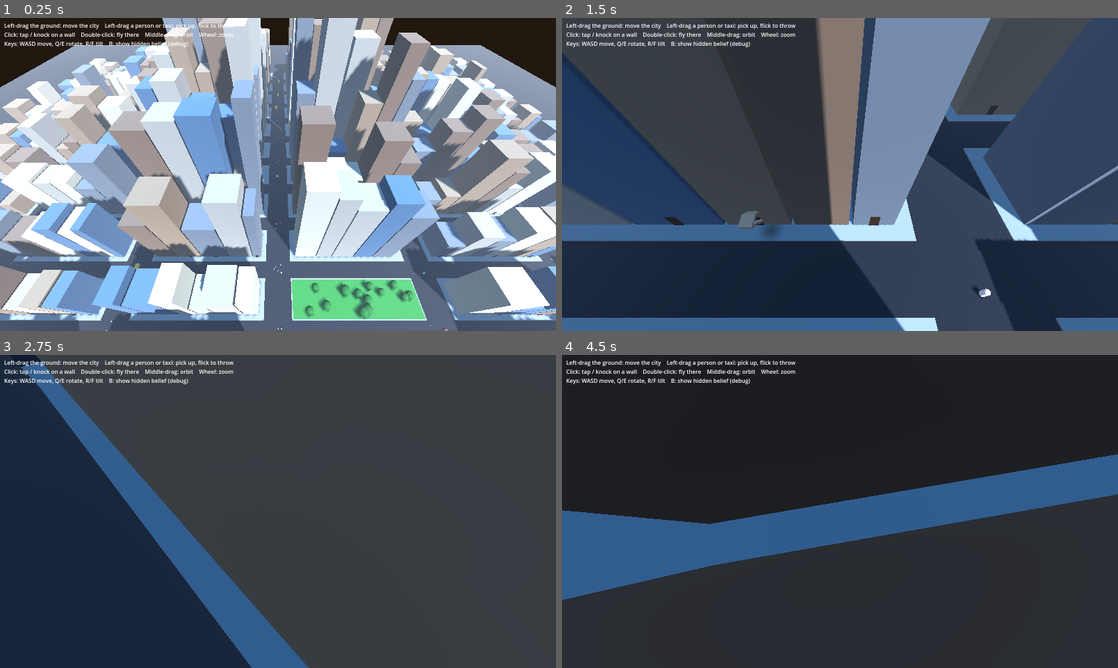
Above: before the commit, frames 1-4 (two rows, left to right).
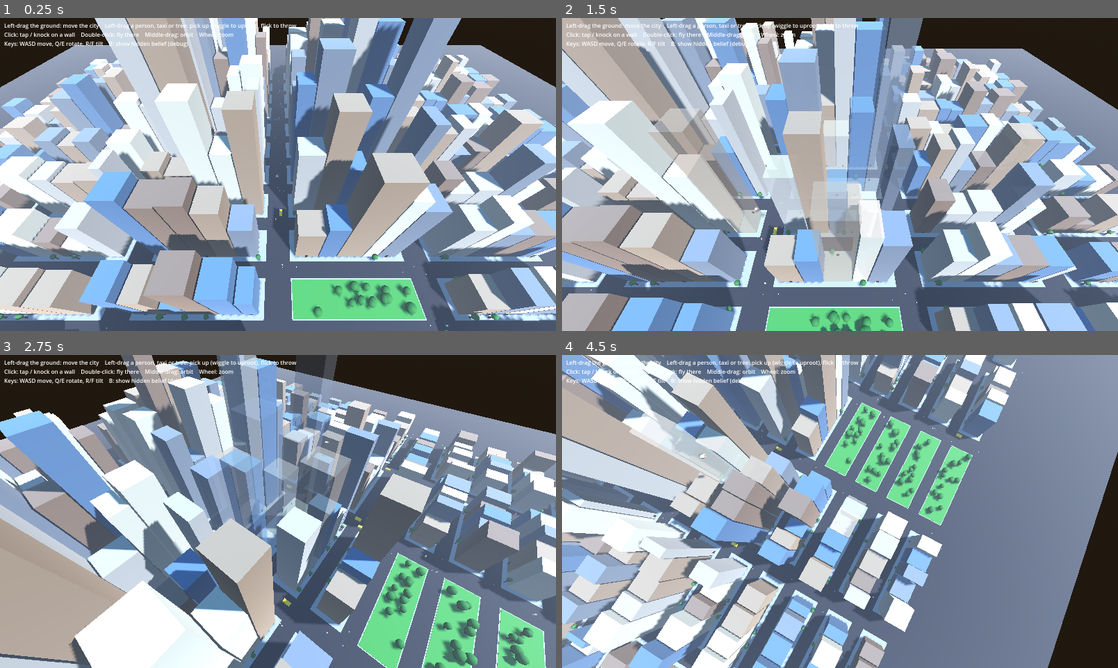
Above: after the commit, the same moments.

Repository: eilamshahaf-droid/balck-and-white-3
Game: Godot game, scene res://scenes/main.tscn
Two runs of this game, one before a commit and one after it. Both use one fixed random seed, a clock stepped at 60 frames per second and the inputs below.
Inputs (mouse positions are in pixels of both pictures, inside the frame that each line leads up to):
- Up to frame 1 (0.25 s): no input
- Up to frame 2 (1.5 s): tap Enter at 0.5 s; move the mouse to (962, 158) at 0.52 s; hold D 0.53-1.25 s; tap B at 0.6 s; click (962, 158) at 0.67 s; drag from (728, 190) to (812, 237) at 1.27 s
- Up to frame 3 (2.75 s): move the mouse to (333, 442) at 2.02 s; hold D from 2.03 s (still down); hold E from 2.03 s (still down); click (333, 442) at 2.17 s
- Up to frame 4 (4.5 s): release D at 2.75 s; release E at 2.75 s; drag from (812, 574) to (673, 464) at 2.77 s; move the mouse to (1006, 558) at 3.52 s; hold A 3.53-4.25 s; hold F 3.53-4.25 s; click (1006, 558) at 3.67 s; drag from (673, 464) to (756, 433) at 4.27 s

The runs differ from the first frame. In frame 1, 67% of the frame differs, in the area x 0-100%, y 0-100%; in frame 2, 96%; in frame 3, 99%; in frame 4, 100%.

Commit message:
Uproot trees; see-through buildings instead of a camera that gets pushed
- Trees (park and new sidewalk trees) can be grabbed: they resist, lean and
  shudder after the hand, and come out by the roots after enough pulling or
  wiggling, leaving a hole. Put down gently to replant; throwing or holding
  too long kills the roots.
- Camera no longer pulls in or pops over rooftops (the source of the jumps
  and of getting stuck); buildings between the camera and the hand or the
  view centre fade out, Sims-style, and the hand reaches through them.
- Drag always grips the street plane, ignores near-horizon rays and limits
  per-frame movement, so far-away drags stay stable.
- Place vs throw is decided by mouse speed; while holding, the hand rides
  over streets and buildings only, so passing over a tree no longer flings
  what it holds.

Co-Authored-By: Claude Opus 5.5 (1M context) <noreply@anthropic.com>
Claude-Session: https://claude.ai/code/session_01HXQnyizAUuYFrbB9vQwQXb

Diff:
--- a/scenes/main.tscn
+++ b/scenes/main.tscn
@@ -23,6 +23,6 @@
 offset_top = 10.0
 offset_right = 900.0
 offset_bottom = 120.0
-text = "Left-drag the ground: move the city    Left-drag a person or taxi: pick up, flick to throw
+text = "Left-drag the ground: move the city    Left-drag a person, taxi or tree: pick up (wiggle to uproot), flick to throw
 Click: tap / knock on a wall    Double-click: fly there    Middle-drag: orbit    Wheel: zoom
 Keys: WASD move, Q/E rotate, R/F tilt    B: show hidden belief (debug)"
--- a/scripts/city.gd
+++ b/scripts/city.gd
@@ -132,9 +132,21 @@
 			if i == 3 and j >= 9:
 				_build_park(center, size)
 			else:
+				_line_street_trees(center, size)
 				# Midtown sits a little south of the middle, like Manhattan.
 				var dist := Vector2(center.x, center.z + half_size.y * 0.25).length()
 				_build_towers(center, size, 1.0 - clampf(dist / max_dist, 0.0, 1.0))
+
+
+func _line_street_trees(center: Vector3, size: Vector2) -> void:
+	# A few trees along the sidewalk on the long sides of the block, NYC style.
+	for side in [-1.0, 1.0]:
+		var z: float = center.z + side * (size.y / 2.0 - SIDEWALK / 2.0)
+		var x := center.x - size.x / 2.0 + rng.randf_range(4.0, 9.0)
+		while x < center.x + size.x / 2.0 - 4.0:
+			if rng.randf() < 0.5:
+				_plant_tree(Vector3(x, 0.2, z), rng.randf_range(1.1, 1.6))
+			x += rng.randf_range(9.0, 16.0)
 
 
 func _build_towers(center: Vector3, size: Vector2, midtown: float) -> void:
@@ -151,7 +163,8 @@
 		var depth := inner.y
 		var pos := Vector3(x + width / 2.0, 0.2 + height / 2.0, center.z)
 		var color: Color = palette[rng.randi_range(0, palette.size() - 1)]
-		_make_box(Vector3(width - 0.6, height, depth), pos, _mat(color), true)
+		var building := _make_box(Vector3(width - 0.6, height, depth), pos, _mat(color), true)
+		building.add_to_group("buildings")
 		_add_door(Vector3(pos.x, 0.2, center.z), depth)
 		x += width
 
@@ -160,10 +173,16 @@
 	_make_box(Vector3(size.x - 1.0, 0.1, size.y - 1.0), center + Vector3(0, 0.25, 0), _mat(Color(0.25, 0.5, 0.22)), false)
 	for n in 14:
 		var p := center + Vector3(rng.randf_range(-size.x, size.x) * 0.42, 0, rng.randf_range(-size.y, size.y) * 0.35)
-		var tree: Node3D = TreeScript.new()
-		tree.build(_mat(Color(0.35, 0.25, 0.15)), _mat(Color(0.2, 0.42, 0.18)), rng.randf_range(1.6, 2.6))
-		tree.position = p
-		add_child(tree)
+		_plant_tree(p + Vector3.UP * 0.3, rng.randf_range(1.6, 2.6))
+
+
+func _plant_tree(pos: Vector3, crown_radius: float) -> void:
+	var tree: StaticBody3D = TreeScript.new()
+	tree.collision_layer = LAYER_PROPS
+	tree.collision_mask = 0
+	tree.build(_mat(Color(0.35, 0.25, 0.15)), _mat(Color(0.2, 0.42, 0.18)), crown_radius)
+	tree.position = pos
+	add_child(tree)
 
 
 func _spawn_taxis() -> void:
--- a/scripts/god_camera.gd
+++ b/scripts/god_camera.gd
@@ -10,9 +10,11 @@
 const S = preload("res://data/hand_settings.tres")
 const LAYER_WORLD := 1
 const RAY_LENGTH := 3000.0
+const MIN_RAY_DOWN := 0.12      # ignore drag rays this close to the horizon: they jump wildly
 
 @onready var camera: Camera3D = $Camera3D
 @onready var city: Node3D = get_parent()
+@onready var hand: Node3D = get_node("../GodHand")
 
 # Target pose (what input changes). Pitch is measured downward from the horizon.
 var target_pivot := Vector3.ZERO
@@ -36,6 +38,10 @@
 var _fly_to_pivot := Vector3.ZERO
 var _fly_from_distance := 0.0
 var _fly_to_distance := 0.0
+
+# Buildings between the camera and what it looks at fade out, like the Sims' cutaway walls.
+var _fade := {}                 # building body -> current fade (0 solid .. 1 fully faded)
+var _probe := CapsuleShape3D.new()
 
 
 func _ready() -> void:
@@ -90,10 +96,24 @@
 
 # --- API used by the hand ---
 
-func begin_ground_drag(point: Vector3) -> void:
+## Start dragging the city from a screen point. The grip is always on the
+## street plane, even over a roof, so far-away drags stay stable.
+func begin_ground_drag(screen_pos: Vector2) -> void:
+	var p = _ray_plane(camera.project_ray_origin(screen_pos), camera.project_ray_normal(screen_pos), 0.0)
+	if p == null:
+		return
 	_ground_drag = true
-	_grab_point = point
+	_grab_point = p
 	_flying = false
+
+
+## Buildings currently see-through enough that the hand reaches through them.
+func faded_rids() -> Array[RID]:
+	var rids: Array[RID] = []
+	for body in _fade:
+		if _fade[body] > 0.5 and is_instance_valid(body):
+			rids.append(body.get_rid())
+	return rids
 
 
 func end_ground_drag() -> void:
@@ -166,11 +186,15 @@
 
 func _update_ground_drag() -> void:
 	var mouse := get_viewport().get_mouse_position()
-	var hit = _ray_plane(camera.project_ray_origin(mouse), camera.project_ray_normal(mouse), _grab_point.y)
+	var dir := camera.project_ray_normal(mouse)
+	if -dir.y < MIN_RAY_DOWN:
+		return
+	var hit = _ray_plane(camera.project_ray_origin(mouse), dir, _grab_point.y)
 	if hit == null:
 		return
 	var shift: Vector3 = _grab_point - hit
 	shift.y = 0
+	shift = shift.limit_length(distance * 0.15)   # no single-frame leaps
 	target_pivot += shift
 	_clamp_targets()
 	pivot.x = target_pivot.x
@@ -189,23 +213,74 @@
 func _place_camera() -> void:
 	var dir := Vector3(sin(yaw) * cos(pitch), sin(pitch), cos(yaw) * cos(pitch))
 	var desired := pivot + dir * distance
-	var space := get_world_3d().direct_space_state
-
-	# Never pass through a building: pull in along the arm if something is in the way.
-	var arm := PhysicsRayQueryParameters3D.create(pivot + Vector3.UP * 0.5, desired, LAYER_WORLD)
-	var blocked := space.intersect_ray(arm)
-	if blocked:
-		desired = blocked.position + blocked.normal * 0.5
-
-	# Stay clear of whatever is below, rooftops included.
-	var down := PhysicsRayQueryParameters3D.create(desired + Vector3.UP * 500.0, desired - Vector3.UP * 500.0, LAYER_WORLD)
-	var below := space.intersect_ray(down)
-	if below:
-		desired.y = maxf(desired.y, below.position.y + S.min_clearance)
-
+	# The camera is never pushed around by buildings (that is what made it jump);
+	# it only keeps off the street, and whatever is in the way fades out instead.
+	desired.y = maxf(desired.y, S.min_clearance)
 	camera.global_position = desired
 	if not desired.is_equal_approx(pivot):
 		camera.look_at(pivot, Vector3.UP)
+	_update_fade(get_process_delta_time())
+
+
+func _update_fade(delta: float) -> void:
+	var wanted := {}
+	var cam := camera.global_position
+	for target in [hand.global_position, pivot]:
+		for body in _bodies_between(cam, target, S.fade_radius):
+			wanted[body] = true
+	for body in _bodies_between(cam, cam + Vector3.UP * 0.1, 1.0):   # the camera is inside it
+		wanted[body] = true
+	for body in wanted:
+		if not _fade.has(body):
+			_fade[body] = 0.0
+	var w := 1.0 - exp(-S.fade_speed * delta)
+	for body in _fade.keys():
+		if not is_instance_valid(body):
+			_fade.erase(body)
+			continue
+		var goal: float = 1.0 if wanted.has(body) else 0.0
+		_fade[body] = lerpf(_fade[body], goal, w)
+		var done: bool = goal == 0.0 and _fade[body] < 0.01
+		for mesh in body.find_children("*", "MeshInstance3D", false, false):
+			_set_ghost(mesh, 0.0 if done else _fade[body] * S.fade_amount)
+		if done:
+			_fade.erase(body)
+
+
+## Swap a building's material for a see-through copy (works on every renderer),
+## and back to the original once it is solid again.
+func _set_ghost(mesh: MeshInstance3D, amount: float) -> void:
+	if amount <= 0.0:
+		if mesh.has_meta("solid_material"):
+			mesh.material_override = mesh.get_meta("solid_material")
+			mesh.remove_meta("solid_material")
+		return
+	if not mesh.has_meta("solid_material"):
+		mesh.set_meta("solid_material", mesh.material_override)
+		var ghost: StandardMaterial3D = mesh.material_override.duplicate()
+		ghost.transparency = BaseMaterial3D.TRANSPARENCY_ALPHA
+		ghost.depth_draw_mode = BaseMaterial3D.DEPTH_DRAW_ALWAYS
+		mesh.material_override = ghost
+	mesh.material_override.albedo_color.a = 1.0 - amount
+
+
+func _bodies_between(from: Vector3, to: Vector3, radius: float) -> Array:
+	var length := from.distance_to(to)
+	if length < 0.01:
+		return []
+	_probe.radius = radius
+	_probe.height = length + radius * 2.0
+	var params := PhysicsShapeQueryParameters3D.new()
+	params.shape = _probe
+	params.collision_mask = LAYER_WORLD
+	var up := (to - from) / length
+	var side := up.cross(Vector3.FORWARD if absf(up.dot(Vector3.FORWARD)) < 0.9 else Vector3.RIGHT).normalized()
+	params.transform = Transform3D(Basis(side, up, side.cross(up)), (from + to) / 2.0)
+	var found := []
+	for hit in get_world_3d().direct_space_state.intersect_shape(params, 32):
+		if hit.collider.is_in_group("buildings"):
+			found.append(hit.collider)
+	return found
 
 
 func _point_under(screen_pos: Vector2) -> Vector3:
--- a/scripts/god_hand.gd
+++ b/scripts/god_hand.gd
@@ -38,7 +38,7 @@
 var _press_hit := {}
 var _press_target: Node3D = null
 var _surface := Vector3.ZERO
-var _history: Array = []   # [time, position] samples, for throw velocity
+var _history: Array = []   # [time, position, mouse] samples, for throw velocity
 var _tap_timer := 0.0
 
 
@@ -89,8 +89,11 @@
 
 func _physics_process(delta: float) -> void:
 	var hit := _raycast_mouse()
-	if hit:
-		_surface = hit.position
+	# While holding, ride over streets and buildings only: hopping onto every tree
+	# crown or taxi roof under the cursor would jerk the held thing (and fling it).
+	var surface_hit := _raycast_mouse(LAYER_WORLD) if held else hit
+	if surface_hit:
+		_surface = surface_hit.position
 	_update_press()
 	var target: Node3D = null
 	if not held and _press != Press.DRAG_GROUND:
@@ -151,12 +154,8 @@
 	_press_pos = event.position
 	_press_hit = hit
 	_press_target = _pick_target(hit)
-	if _press_target:
-		_press = Press.PENDING_OBJECT
-	elif hit.is_empty():
-		_press = Press.NONE
-	else:
-		_press = Press.PENDING_GROUND
+	# Over empty sky the city can still be grabbed: the grip goes on the street plane.
+	_press = Press.PENDING_OBJECT if _press_target else Press.PENDING_GROUND
 
 
 func _on_release() -> void:
@@ -164,7 +163,7 @@
 		Press.PENDING_OBJECT:
 			_tap(_press_target)
 		Press.PENDING_GROUND:
-			if _time() - _press_time <= S.tap_max_time:
+			if _time() - _press_time <= S.tap_max_time and not _press_hit.is_empty():
 				_knock(_press_hit.position)
 		Press.DRAG_GROUND:
 			rig.end_ground_drag()
@@ -187,7 +186,7 @@
 		else:
 			_press = Press.NONE
 	elif _press == Press.PENDING_GROUND and moved:
-		rig.begin_ground_drag(_press_hit.position)
+		rig.begin_ground_drag(_press_pos)
 		_press = Press.DRAG_GROUND
 
 
@@ -197,16 +196,30 @@
 	held = obj
 	_press = Press.HOLDING
 	if held is RigidBody3D:
-		held.gravity_scale = 0.0
-		held.angular_damp = 6.0
-		held.sleeping = false
+		_hold_rigid(held)
 	elif held.has_method("on_grabbed"):
 		held.on_grabbed()
-		_notify_witnesses(held.global_position, held)
+		if held.is_in_group("citizens"):
+			_notify_witnesses(held.global_position, held)
+
+
+func _hold_rigid(body: RigidBody3D) -> void:
+	body.gravity_scale = 0.0
+	body.angular_damp = 6.0
+	body.sleeping = false
 
 
 func _pull_held(delta: float) -> void:
 	var anchor := global_position - Vector3.UP * 1.2
+	if held.has_method("hand_pull"):
+		# Rooted things (trees) resist; when they give way they hand back the loose object.
+		var loose: Node3D = held.hand_pull(anchor, hand_velocity, delta)
+		if loose and loose != held:
+			held = loose
+			if held is RigidBody3D:
+				_hold_rigid(held)
+			_notify_witnesses(held.global_position, held)
+		return
 	var to_anchor := anchor - held.global_position
 	if to_anchor.length() > 40.0:
 		held.global_position = anchor  # stuck behind something; don't stretch forever
@@ -224,13 +237,14 @@
 	if not held:
 		return
 	var v := _throw_velocity()
-	if v.length() < S.place_max_speed:
+	# Intent comes from the mouse: a mouse at rest means "put it down", whatever the hand did.
+	if v.length() < S.place_max_speed or _mouse_speed() < S.place_max_mouse_speed:
 		v = Vector3.ZERO
 	if held is RigidBody3D:
 		held.gravity_scale = 1.0
 		held.angular_damp = 0.0
 		held.linear_velocity = v
-	elif held.has_method("on_released"):
+	if held.has_method("on_released"):
 		held.on_released(v)
 	held = null
 
@@ -253,9 +267,23 @@
 
 func _record_history() -> void:
 	var now := _time()
-	_history.append([now, global_position])
+	_history.append([now, global_position, get_viewport().get_mouse_position()])
 	while _history.size() > 2 and now - _history[0][0] > 0.5:
 		_history.pop_front()
+
+
+## Mouse speed in pixels per second over the throw window.
+func _mouse_speed() -> float:
+	if _history.size() < 2:
+		return 0.0
+	var newest: Array = _history[-1]
+	var oldest: Array = _history[0]
+	for i in range(_history.size() - 1, -1, -1):
+		oldest = _history[i]
+		if newest[0] - oldest[0] >= S.throw_window:
+			break
+	var dt: float = newest[0] - oldest[0]
+	return newest[2].distance_to(oldest[2]) / dt if dt > 0.0 else 0.0
 
 
 func _tap(obj: Node3D) -> void:
@@ -319,6 +347,7 @@
 			best_d = d
 	if best:
 		var query := PhysicsRayQueryParameters3D.create(camera.global_position, _aim_point(best), LAYER_WORLD)
+		query.exclude = rig.faded_rids()
 		if get_world_3d().direct_space_state.intersect_ray(query):
 			return null  # hidden behind a building
 	return best
@@ -365,6 +394,8 @@
 	var v := _throw_velocity()
 	if v.length() < S.arc_min_speed:
 		return
+	if not (held is RigidBody3D) and held.get("fall_gravity") == null:
+		return  # rooted things don't fly
 	var g: float = RIGID_GRAVITY if held is RigidBody3D else held.fall_gravity
 	var space := get_world_3d().direct_space_state
 	var p: Vector3 = held.global_position
@@ -421,13 +452,16 @@
 	return Time.get_ticks_msec() / 1000.0
 
 
-func _raycast_mouse() -> Dictionary:
+func _raycast_mouse(mask := 0xFFFFFFFF) -> Dictionary:
 	var camera := get_viewport().get_camera_3d()
 	if not camera:
 		return {}
 	var mouse := get_viewport().get_mouse_position()
 	var from := camera.project_ray_origin(mouse)
-	var query := PhysicsRayQueryParameters3D.create(from, from + camera.project_ray_normal(mouse) * RAY_LENGTH)
+	var query := PhysicsRayQueryParameters3D.create(from, from + camera.project_ray_normal(mouse) * RAY_LENGTH, mask)
+	# See-through buildings don't block the hand.
+	var exclude: Array[RID] = rig.faded_rids()
 	if held is CollisionObject3D:
-		query.exclude = [held.get_rid()]
+		exclude.append(held.get_rid())
+	query.exclude = exclude
 	return get_world_3d().direct_space_state.intersect_ray(query)
--- a/scripts/hand_settings.gd
+++ b/scripts/hand_settings.gd
@@ -20,6 +20,9 @@
 @export var fly_distance_ground := 70.0
 @export var fly_distance_object := 20.0
 @export var bounds_margin := 60.0           # how far past the city edge the camera may go
+@export var fade_radius := 3.0              # how wide a tube between camera and hand clears buildings
+@export_range(0.0, 1.0) var fade_amount := 0.85   # how see-through a faded building gets
+@export var fade_speed := 8.0
 
 @export_group("Hand")
 @export var hover_height := 1.5
@@ -33,6 +36,11 @@
 @export_range(0.0, 1.0) var magnet_strength := 0.3   # how far the hand leans toward an assisted target
 @export var knock_radius := 5.0              # a tap on a wall opens a door this close
 @export var notice_radius := 15.0            # people this close turn toward a knock
+
+@export_group("Trees")
+@export var uproot_effort := 6.0             # metres-seconds of pulling to uproot a big tree
+@export var uproot_slack := 1.5              # pulling closer than this does nothing
+@export var roots_hold_time := 20.0          # holding a tree longer than this kills its roots
 
 @export_group("Wind")
 @export var wind_full_radius := 5.0          # full effect inside this distance, sharper when closer
@@ -48,5 +56,6 @@
 @export var throw_multiplier := 1.0
 @export var throw_max_speed := 60.0
 @export var place_max_speed := 2.0          # slower than this on release = put down, not throw
+@export var place_max_mouse_speed := 150.0  # mouse slower than this (pixels/s) on release = put down
 @export var show_arc := true
 @export var arc_min_speed := 8.0
--- a/scripts/swaying_tree.gd
+++ b/scripts/swaying_tree.gd
@@ -1,38 +1,82 @@
-extends Node3D
-## A park tree that bends away from the god's hand and springs back.
+extends StaticBody3D
+## A rooted tree. It bends away from the god's hand's wind, and the hand can
+## grab it and pull: the tree resists, leans and shakes after the hand, and
+## when the pull has gone on long enough it comes out by the roots.
+
+const UprootedTree = preload("res://scripts/uprooted_tree.gd")
+const S = preload("res://data/hand_settings.tres")
 
 const MAX_TILT := 0.5
+const PULL_TILT := 0.45
 const STIFFNESS := 30.0
 const DAMPING := 5.0
+
+var trunk_mat: Material
+var crown_mat: Material
+var crown_radius := 2.0
 
 var _tilt := Vector2.ZERO       # x = lean toward +X, y = lean toward +Z
 var _tilt_vel := Vector2.ZERO
 var _push := Vector2.ZERO
 var _phase := randf() * TAU
+var _gripped := false
+var _tension := 0.0
 
 
-func build(trunk_mat: Material, crown_mat: Material, crown_radius: float) -> void:
+func build(p_trunk: Material, p_crown: Material, radius: float) -> void:
+	trunk_mat = p_trunk
+	crown_mat = p_crown
+	crown_radius = radius
 	add_to_group("wind_reactive")
+	add_to_group("god_grabbable")
+	add_tree_shapes(self, radius)
+	add_tree_visuals(self, p_trunk, p_crown, radius)
+
+
+## Shared with the uprooted tree so both look and collide the same.
+static func add_tree_visuals(parent: Node3D, p_trunk: Material, p_crown: Material, radius: float) -> void:
 	var trunk := MeshInstance3D.new()
 	var trunk_mesh := CylinderMesh.new()
 	trunk_mesh.top_radius = 0.25
 	trunk_mesh.bottom_radius = 0.35
 	trunk_mesh.height = 3.0
 	trunk.mesh = trunk_mesh
-	trunk.material_override = trunk_mat
+	trunk.material_override = p_trunk
 	trunk.position.y = 1.5
-	add_child(trunk)
+	parent.add_child(trunk)
 	var crown := MeshInstance3D.new()
 	var crown_mesh := SphereMesh.new()
-	crown_mesh.radius = crown_radius
-	crown_mesh.height = crown_radius * 2.0
+	crown_mesh.radius = radius
+	crown_mesh.height = radius * 2.0
 	crown.mesh = crown_mesh
-	crown.material_override = crown_mat
+	crown.material_override = p_crown
 	crown.position.y = 4.0
-	add_child(crown)
+	parent.add_child(crown)
+
+
+static func add_tree_shapes(parent: Node3D, radius: float) -> void:
+	var trunk := CollisionShape3D.new()
+	var cyl := CylinderShape3D.new()
+	cyl.radius = 0.35
+	cyl.height = 3.0
+	trunk.shape = cyl
+	trunk.position.y = 1.5
+	parent.add_child(trunk)
+	var crown := CollisionShape3D.new()
+	var sphere := SphereShape3D.new()
+	sphere.radius = radius
+	crown.shape = sphere
+	crown.position.y = 4.0
+	parent.add_child(crown)
+
+
+func aim_point() -> Vector3:
+	return global_position + Vector3.UP * 3.5
 
 
 func on_hand_wind(hand: Node3D) -> void:
+	if _gripped:
+		return
 	var s: float = hand.wind_strength(global_position + Vector3.UP * 3.0)
 	if s <= 0.0:
 		_push = Vector2.ZERO
@@ -42,6 +86,60 @@
 	_push = dir.limit_length(1.0) * s * MAX_TILT
 
 
+func on_grabbed() -> void:
+	_gripped = true
+	_tension = 0.0
+
+
+func on_released(_v: Vector3) -> void:
+	_gripped = false
+	_tension = 0.0
+	_push = Vector2.ZERO
+
+
+## Called by the hand every physics frame while it grips this tree. Returns the
+## loose tree once the roots give way, otherwise null.
+func hand_pull(anchor: Vector3, hand_velocity: Vector3, delta: float) -> Node3D:
+	var pull := anchor - (global_position + Vector3.UP * 3.0)
+	var stretch := maxf(pull.length() - S.uproot_slack, 0.0)
+	# Pulling far builds tension; wiggling the hand (as in the original) helps more.
+	_tension += (stretch + hand_velocity.length() * 0.15) * delta
+	var effort: float = S.uproot_effort * crown_radius / 2.0
+	var lean := Vector2(pull.x, pull.z).limit_length(1.0)
+	var strain := clampf(_tension / effort, 0.0, 1.0)
+	_push = lean * PULL_TILT * (0.4 + 0.6 * strain)
+	_push += Vector2(randf() - 0.5, randf() - 0.5) * 0.08 * strain   # shudder
+	if _tension >= effort:
+		return _uproot()
+	return null
+
+
+func _uproot() -> Node3D:
+	var loose: RigidBody3D = UprootedTree.new()
+	loose.build(trunk_mat, crown_mat, crown_radius)
+	loose.collision_layer = collision_layer
+	loose.collision_mask = 1 | collision_layer
+	get_parent().add_child(loose)
+	loose.global_transform = global_transform
+	loose.global_position += Vector3.UP * 0.3
+
+	# Leave a hole of turned-up earth behind.
+	var hole := MeshInstance3D.new()
+	var disk := CylinderMesh.new()
+	disk.top_radius = 0.9
+	disk.bottom_radius = 0.9
+	disk.height = 0.04
+	hole.mesh = disk
+	var dirt := StandardMaterial3D.new()
+	dirt.albedo_color = Color(0.28, 0.2, 0.13)
+	hole.material_override = dirt
+	get_parent().add_child(hole)
+	hole.global_position = global_position + Vector3.UP * 0.32
+
+	queue_free()
+	return loose
+
+
 func _physics_process(delta: float) -> void:
 	_phase += delta
 	var breeze := Vector2(sin(_phase * 0.9), cos(_phase * 0.7)) * 0.015
--- /dev/null
+++ b/scripts/uprooted_tree.gd
@@ -0,0 +1,77 @@
+extends RigidBody3D
+## A tree pulled out by the roots. It can be thrown like any heavy object.
+## Put down gently, with its roots still on, it takes root again where it lands.
+## Throwing it or holding it too long makes the roots fall off for good.
+
+const S = preload("res://data/hand_settings.tres")
+const LAYER_WORLD := 1
+
+var trunk_mat: Material
+var crown_mat: Material
+var crown_radius := 2.0
+var roots_intact := true
+
+var _roots: MeshInstance3D
+var _held_time := 0.0
+
+
+func build(p_trunk: Material, p_crown: Material, radius: float) -> void:
+	var tree_script = load("res://scripts/swaying_tree.gd")
+	trunk_mat = p_trunk
+	crown_mat = p_crown
+	crown_radius = radius
+	add_to_group("god_grabbable")
+	mass = 3.0
+	tree_script.add_tree_shapes(self, radius)
+	tree_script.add_tree_visuals(self, p_trunk, p_crown, radius)
+	_roots = MeshInstance3D.new()
+	var ball := SphereMesh.new()
+	ball.radius = 0.7
+	ball.height = 1.0
+	_roots.mesh = ball
+	var dirt := StandardMaterial3D.new()
+	dirt.albedo_color = Color(0.3, 0.22, 0.15)
+	_roots.material_override = dirt
+	add_child(_roots)
+
+
+func aim_point() -> Vector3:
+	return to_global(Vector3.UP * 3.5)
+
+
+func on_released(v: Vector3) -> void:
+	if v.length() > S.place_max_speed:
+		_lose_roots()
+	elif roots_intact:
+		_replant()
+
+
+func _physics_process(delta: float) -> void:
+	if gravity_scale == 0.0:   # in the hand
+		_held_time += delta
+		if _held_time > S.roots_hold_time:
+			_lose_roots()
+	else:
+		_held_time = 0.0
+
+
+func _lose_roots() -> void:
+	if not roots_intact:
+		return
+	roots_intact = false
+	_roots.queue_free()
+
+
+func _replant() -> void:
+	var from := global_position + Vector3.UP * 2.0
+	var query := PhysicsRayQueryParameters3D.create(from, from - Vector3.UP * 500.0, LAYER_WORLD)
+	query.exclude = [get_rid()]
+	var hit := get_world_3d().direct_space_state.intersect_ray(query)
+	if not hit:
+		return
+	var tree: StaticBody3D = load("res://scripts/swaying_tree.gd").new()
+	tree.build(trunk_mat, crown_mat, crown_radius)
+	tree.collision_layer = collision_layer
+	get_parent().add_child(tree)
+	tree.global_position = hit.position
+	queue_free()
Not shown, changed: README.md
